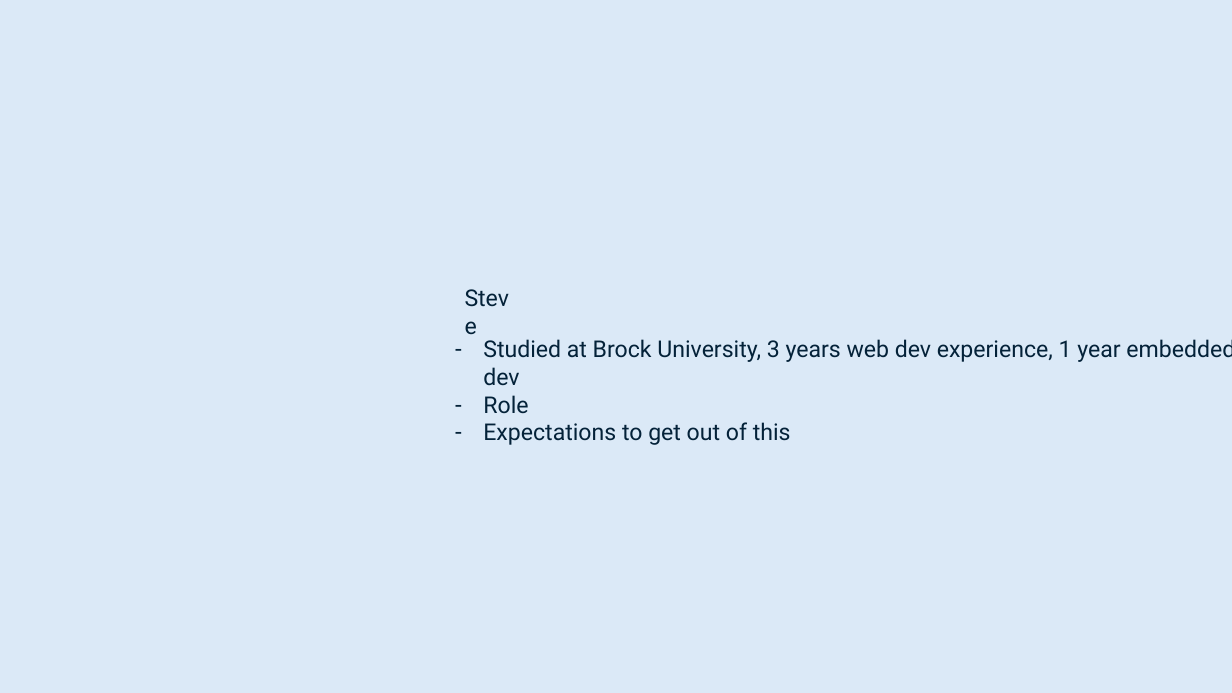
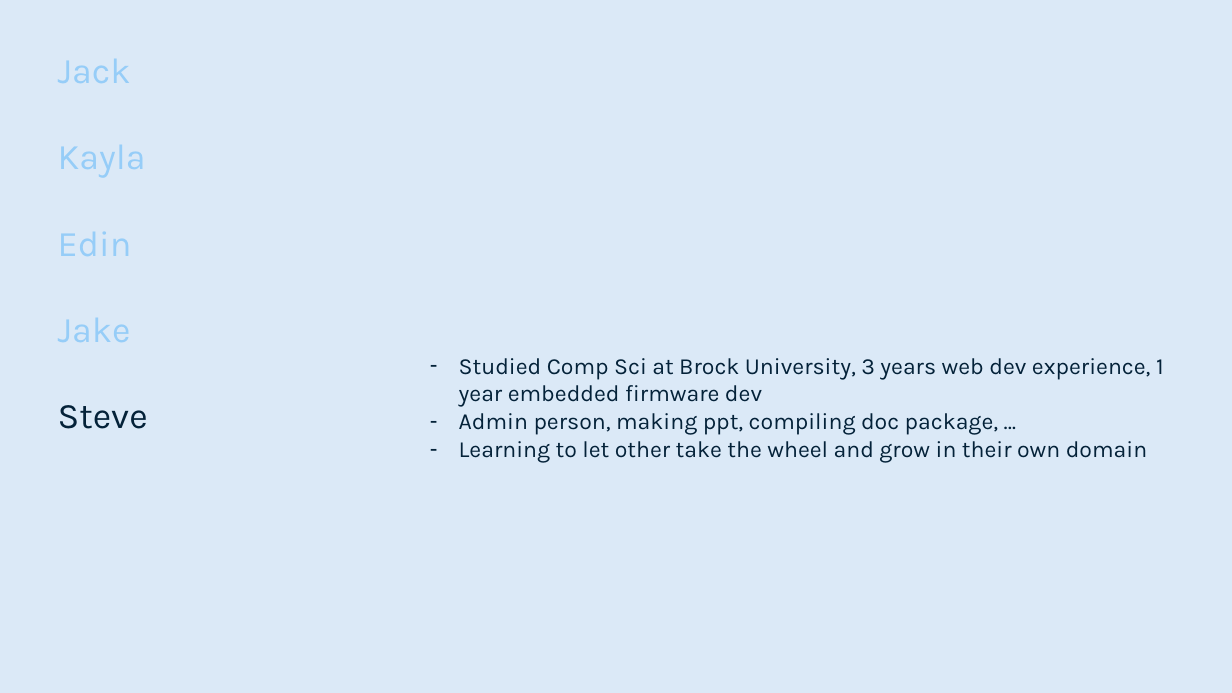
Before and after one commit to smutrux/prog1180, a slide deck: slide 8 of Deliverables/Presentation1.pptx. Drawn at 1232x693 pixels with LibreOffice and Linux fonts; fonts in the diff are those of the drawing. Boxes give left, top, right and bottom in pixels: in the first picture for what was removed or moved away, otherwise in the second. Text is boxed around its words. In the diff, an @@ line names an element or a change of style, - is before the commit and + after.

Commit message:
Add font to powerpoint

```diff
--- a/Deliverables/Presentation1.pptx
+++ b/Deliverables/Presentation1.pptx
@@ text "Jack": place and size @@
-text "Jack" at (456, 279, 530, 316)
+text "Jack" at (58, 59, 148, 429)
@@ text at (58, 59, 146, 342): paragraphs added @@
+Jack
+Kayla
+Edin
+Jake
@@ text at (459, 358, 1164, 462): text changed; font Roboto to Karla @@
-– Studied at Brock University, 3 years web dev experience, 1 year embedded firmware dev
-– Role
-– Expectations to get out of this
+– Studied Comp Sci at Brock University, 3 years web dev experience, 1 year embedded firmware dev
+– Admin person, making ppt, compiling doc package, …
+– Learning to let other take the wheel and grow in their own domain
@@ text at (58, 405, 148, 429): size 18 to 28 pt, font Roboto to Karla in "Steve"; line spacing 1 to 2 @@
```
Also in this commit, not shown: 5 other slides changed, 4 other files.
